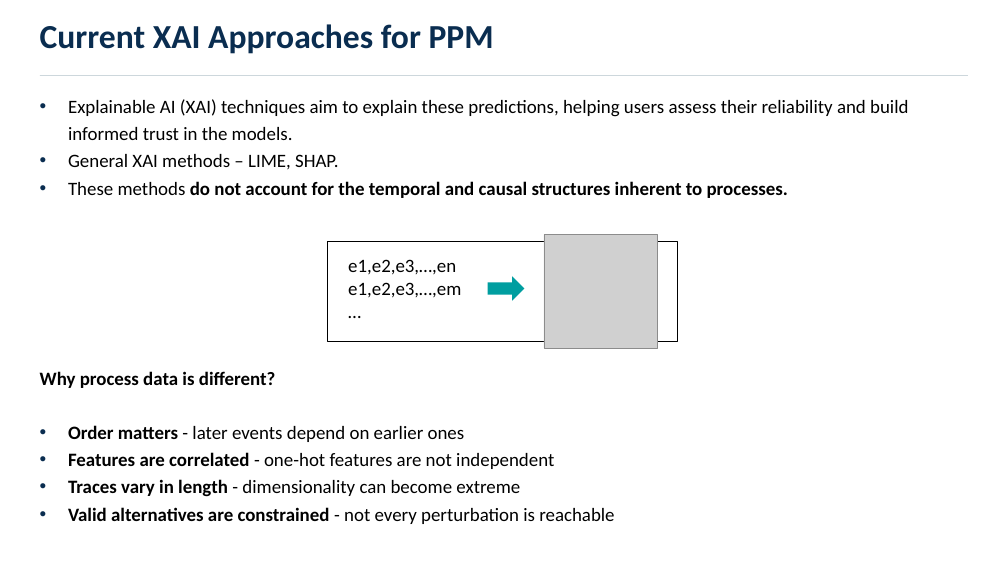
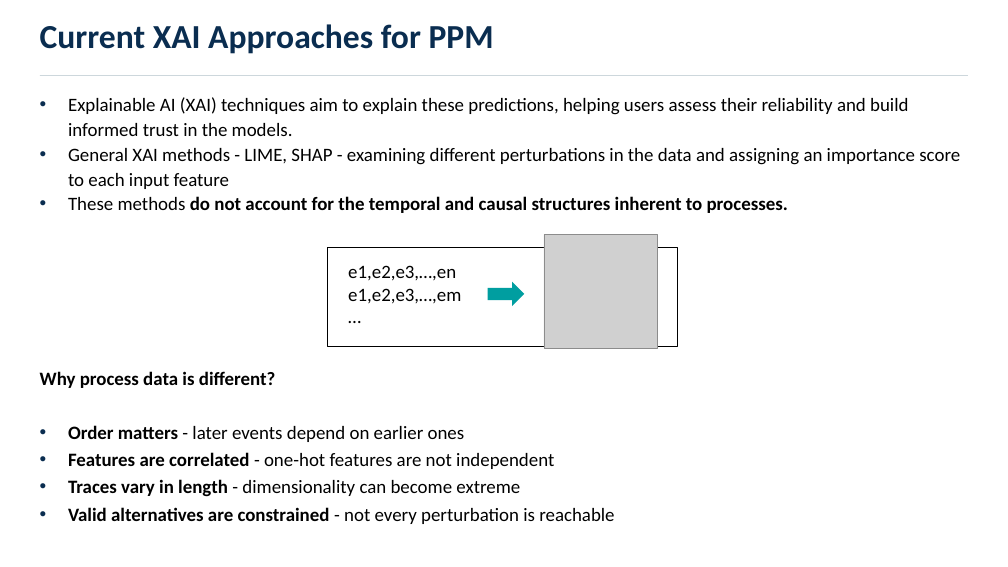
Before and after one commit to tomyaacov/tomyaacov.github.io, a slide deck: slide 3 of files/ICDM2026.pptx. Drawn at 1008x567 pixels with LibreOffice and Linux fonts; fonts in the diff are those of the drawing; grey boxes stand for pictures. Boxes give left, top, right and bottom in pixels: in the first picture for what was removed or moved away, otherwise in the second. Text is boxed around its words. In the diff, an @@ line names an element or a change of style, - is before the commit and + after.

```diff
--- a/files/ICDM2026.pptx
+++ b/files/ICDM2026.pptx
@@ text at (x1=68, y1=97, x2=908, y2=213): line spacing 1.2 to 1.1 @@
@@ text at (x1=68, y1=148, x2=960, y2=189): text changed @@
-• General XAI methods – LIME, SHAP.
+• General XAI methods - LIME, SHAP - examining different perturbations in the data and assigning an importance score to each input feature
@@ 1 text, 1 rectangle, 1 right arrow moved together from (x1=327, y1=242, x2=678, y2=342) to (x1=327, y1=247, x2=678, y2=347) @@
```
